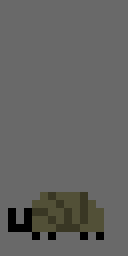
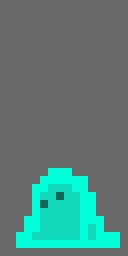
The second (128, 256) image is a revision of the first. Changes to its layers:
showed group "slime" (6 layers) over [16, 168, 120, 248]
added layer "Layer 14 copy 4" in group "slime" over [16, 168, 120, 248]
hid group "pill bug" (4 layers) over [8, 176, 104, 248]
